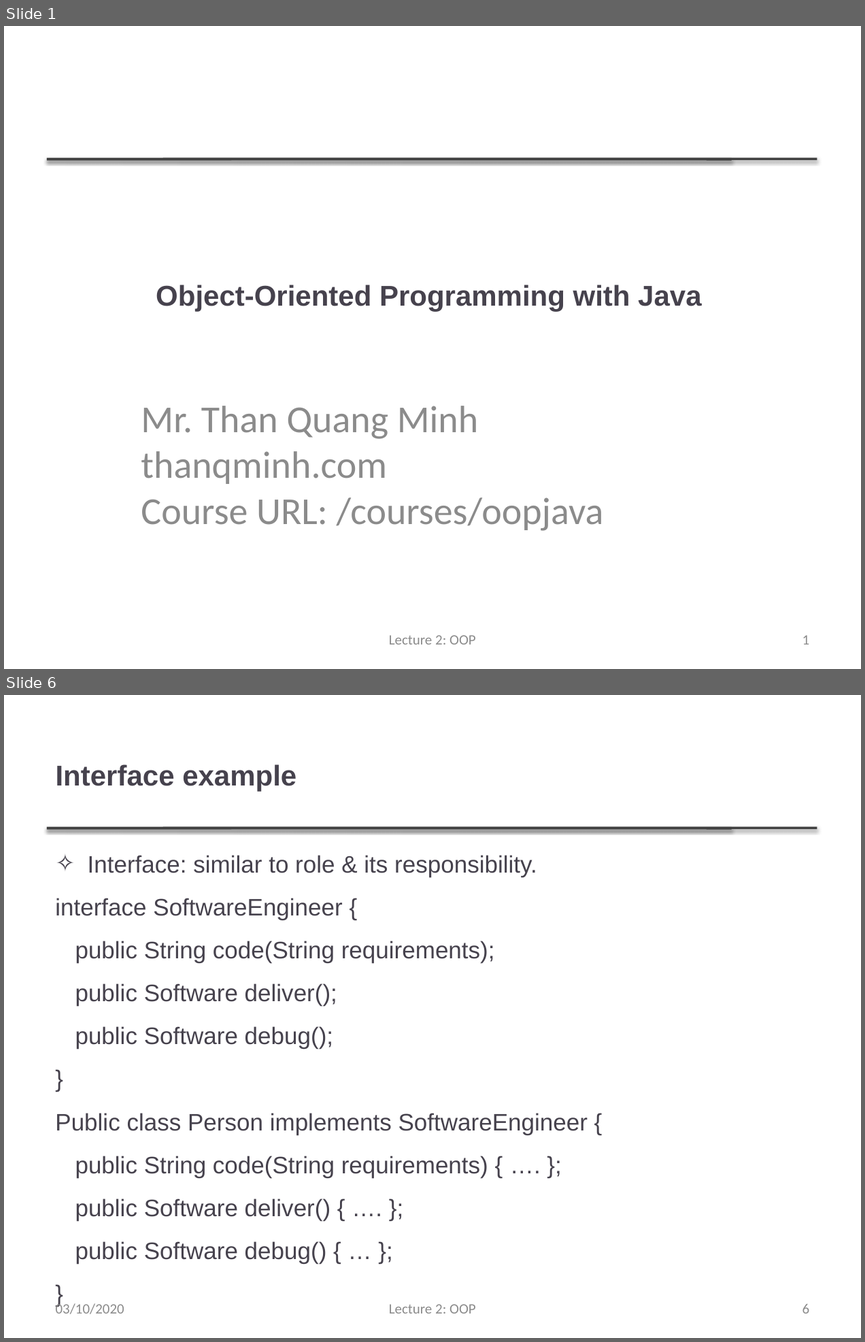
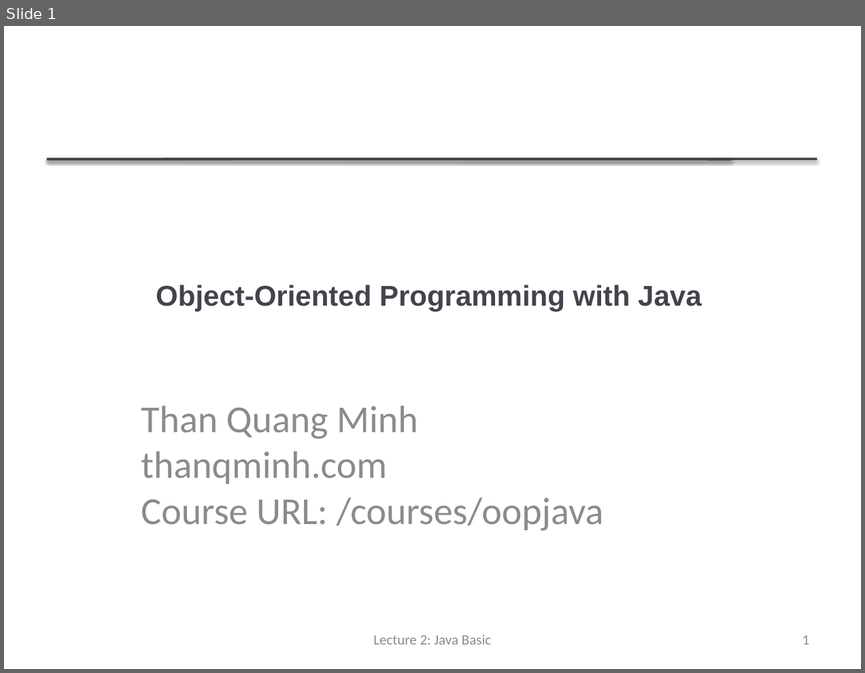
Before and after one commit to thanqminh/thanqminh.github.io, a slide deck: courses/oopjava/lecture2.pptx. Shown one above the other, each under a label of ours: slides 1 and 6 before the commit, slide 1 after it; the slides between them are not shown. The pictures are 865x1342 and 865x673 pixels, drawn with LibreOffice and Linux fonts; fonts in the diff are those of the drawing. Boxes give left, top, right and bottom in pixels: in the first picture for what was removed or moved away, otherwise in the second. Text is boxed around its words. In the diff, an @@ line names an element or a change of style, - is before the commit and + after.

```diff
--- a/courses/oopjava/lecture2.pptx
+++ b/courses/oopjava/lecture2.pptx
@@ slide 6 removed at (x1=4, y1=695, x2=861, y2=1338), background #FFFFFF; not listed: 2 template elements that a slide beside it also shows @@
@@ title removed at (x1=56, y1=764, x2=296, y2=791) @@
-Interface example
@@ text removed at (x1=55, y1=855, x2=587, y2=1263) @@
-✧ Interface: similar to role & its responsibility.
-interface SoftwareEngineer {
-public String code(String requirements);
-public Software deliver();
-public Software debug();
-}
-Public class Person implements SoftwareEngineer {
-public String code(String requirements) { …. };
-public Software deliver() { …. };
-public Software debug() { … };
-}
@@ text removed at (x1=56, y1=1301, x2=124, y2=1314) @@
-03/10/2020
@@ text removed at (x1=389, y1=1304, x2=476, y2=1313) @@
-Lecture 2: OOP
@@ page number removed at (x1=802, y1=1304, x2=810, y2=1313) @@
-6
@@ slide 1 changed as well @@
@@ subtitle at (x1=141, y1=405, x2=418, y2=439): text changed @@
-Mr. Than Quang Minh
+Than Quang Minh
@@ text at (x1=373, y1=635, x2=491, y2=644): text changed @@
-Lecture 2: OOP
+Lecture 2: Java Basic
```
Also in this commit, not shown: 1 other slide changed, 7 slides added, 11 other slides removed, 6 other files.
